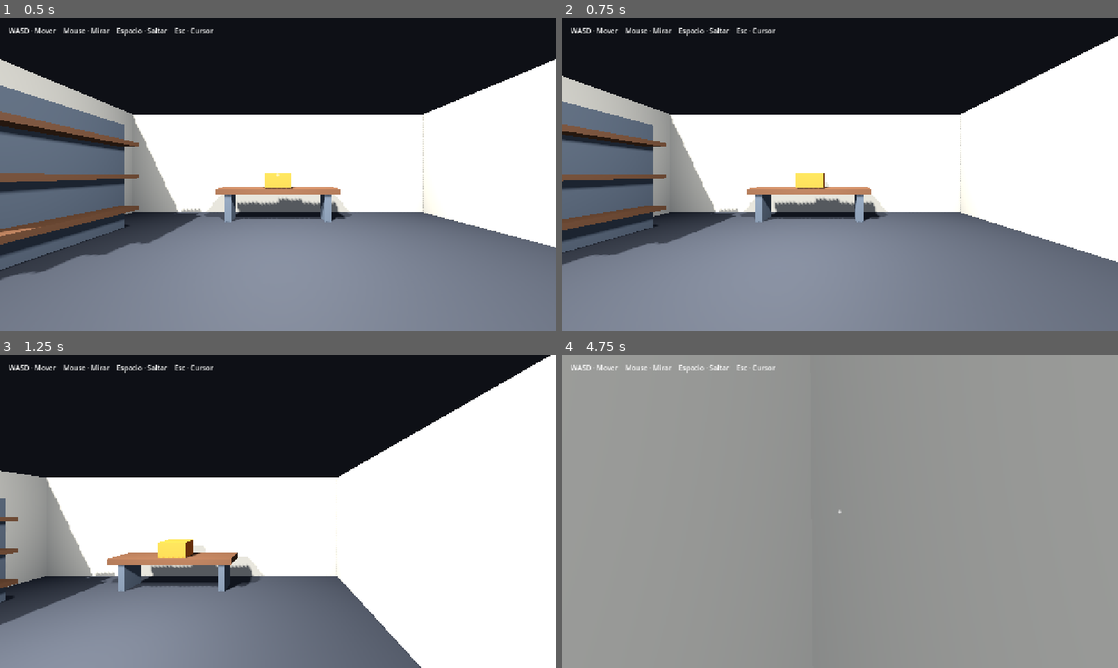
Above: before the commit, frames 1-4 (two rows, left to right).
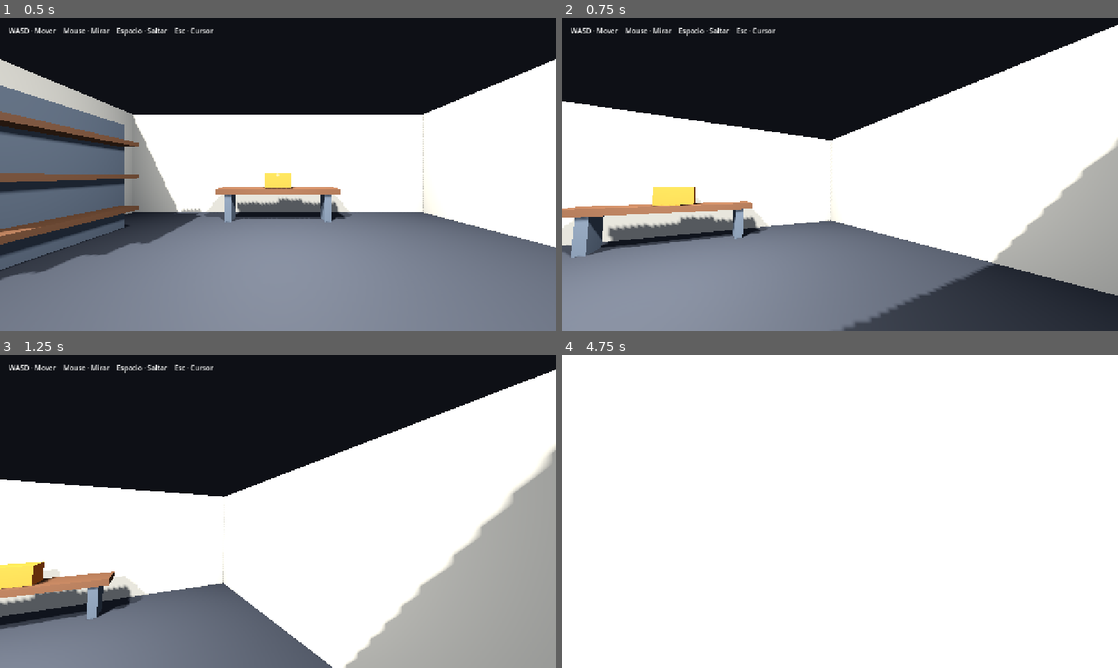
Above: after the commit, the same moments.

Repository: IDozy/starlightlegacy
Game: Godot game, scene res://scenes/main/main.tscn
Same seed, same stepped clock (60 frames per second), same inputs: the game is played once before the commit and once after it.
Inputs (mouse positions are in pixels of both pictures, inside the frame that each line leads up to):
- Up to frame 1 (0.5 s): no input
- Up to frame 2 (0.75 s): tap Enter at 0.5 s; move the mouse to (962, 158) at 0.52 s; hold D from 0.53 s (still down); tap E at 0.6 s; click (962, 158) at 0.67 s
- Up to frame 3 (1.25 s): keep holding D; tap Space at 0.77 s
- Up to frame 4 (4.75 s): move the mouse to (812, 511) at 1.27 s; release D at 1.28 s; hold W from 1.28 s (still down); tap E every 0.75 s from 1.35 to 4.35 s; tap Space at 1.52, 3.02, 3.77, 4.52 s; move the mouse to (851, 505) at 2.02 s; move the mouse to (834, 517) at 2.77 s; move the mouse to (878, 514) at 3.52 s; move the mouse to (795, 508) at 4.27 s

Frame 1 is identical in both runs. In frame 2, 35% of the frame differs, in the area x 0-100%, y 2-100%; in frame 3, 32%; in frame 4, 100%, in the area x 0-100%, y 0-100%.
Error before the commit: Invalid assignment of property or key 'target_position' with value of type 'Vector3' on a base object of type 'null instance'. (res://scenes/player/player.gd:2…

Commit message:
feat: add interaction ray and inspection pivot

Diff:
--- a/scenes/player/player.tscn
+++ b/scenes/player/player.tscn
@@ -19,3 +19,10 @@
 current = true
 fov = 75.0
 near = 0.05
+
+[node name="InteractionRay" type="RayCast3D" parent="Head/Camera3D"]
+target_position = Vector3(0, 0, -3)
+collision_mask = 1
+
+[node name="InspectionPivot" type="Node3D" parent="Head/Camera3D"]
+position = Vector3(0, 0, -1.4)
